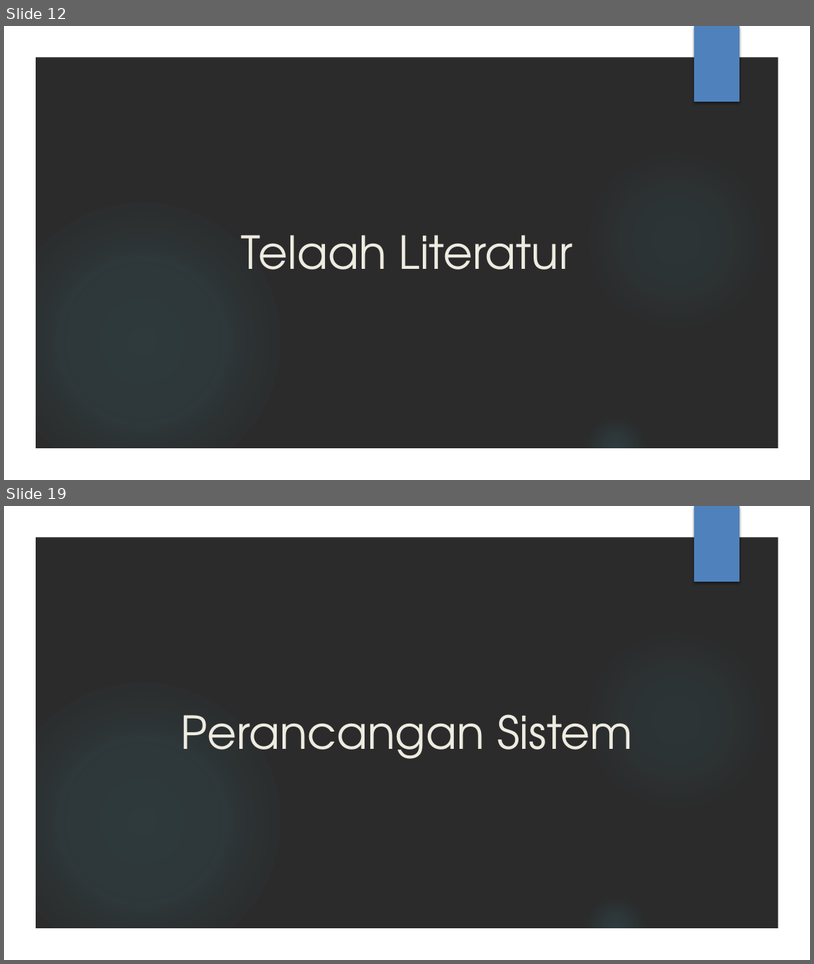
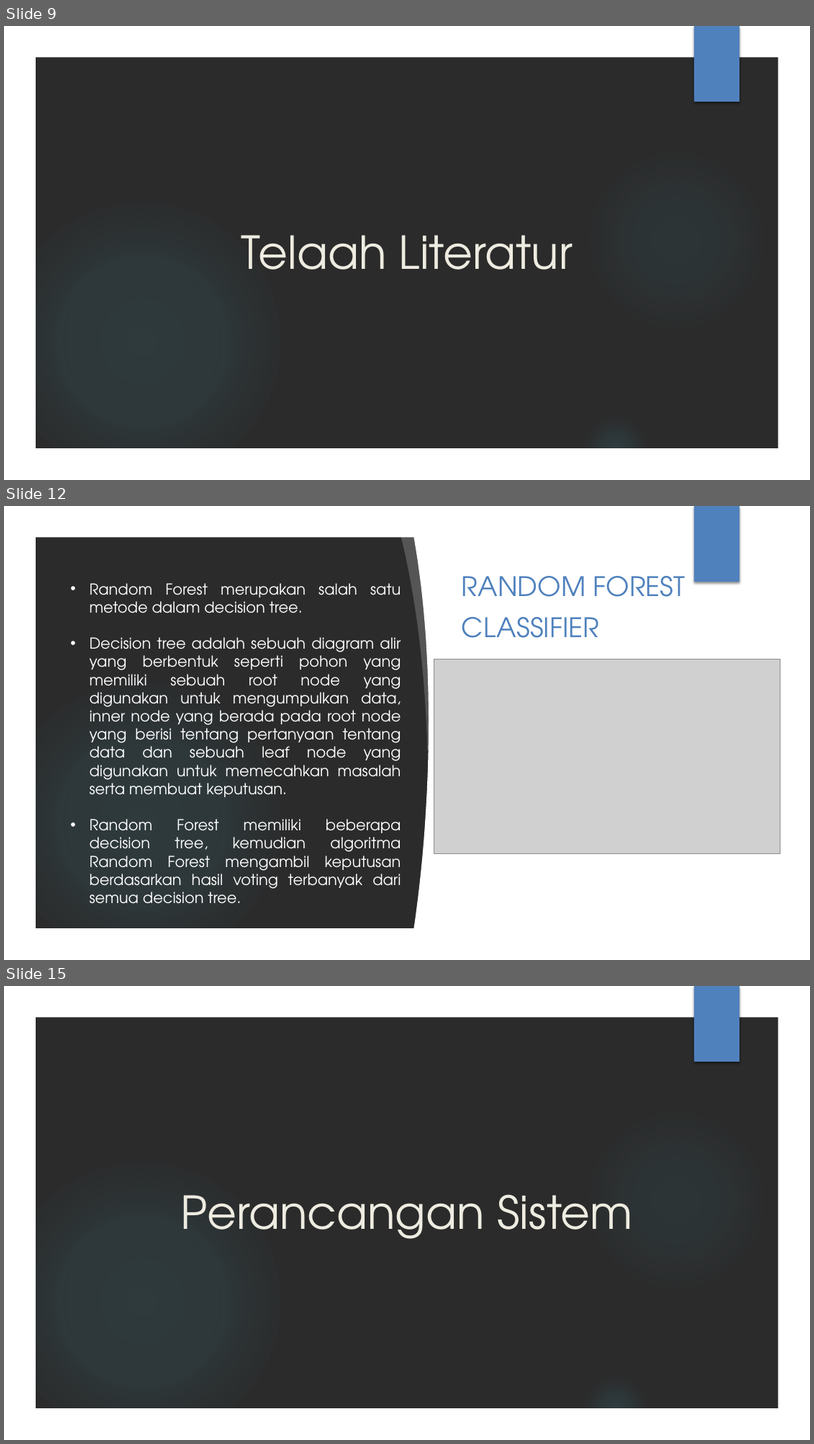
Before and after one commit to AhsanulQalbi/skripsiAnaconda, a slide deck: Laporan ppt/PPT SIDANG.pptx. Shown one above the other, each under a label of ours: slides 12 and 19 before the commit, slides 9, 12 and 15 after it; the slides between them are not shown. The pictures are 814x964 and 814x1444 pixels, drawn with LibreOffice and Linux fonts; fonts in the diff are those of the drawing; grey boxes stand for pictures; background and template pictures are left out; a plain dark background stands for a picture behind light text. Boxes give left, top, right and bottom in pixels: in the first picture for what was removed or moved away, otherwise in the second. Text is boxed around its words. In the diff, an @@ line names an element or a change of style, - is before the commit and + after.

```diff
--- a/Laporan ppt/PPT SIDANG.pptx
+++ b/Laporan ppt/PPT SIDANG.pptx
@@ slide 12 added at <box>4,506,810,960</box>, background picture (left out); not listed: 4 template elements that a slide beside it also shows @@
@@ freeform shape added at <box>401,531,448,752</box>, fill #FFFFFF at 20% opacity @@
@@ freeform shape added at <box>413,533,496,933</box>, fill #FFFFFF @@
@@ rectangle added at <box>486,533,782,933</box>, fill #FFFFFF @@
@@ text added at <box>90,583,401,903</box>, 18 pt, text #FFFFFF @@
+• Random Forest merupakan salah satu metode dalam decision tree.
+• Decision tree adalah sebuah diagram alir yang berbentuk seperti pohon yang memiliki sebuah root node yang digunakan untuk mengumpulkan data, inner node yang berada pada root node yang berisi tentang pertanyaan tentang data dan sebuah leaf node yang digunakan untuk memecahkan masalah serta membuat keputusan.
+• Random Forest memiliki beberapa decision tree, kemudian algoritma Random Forest mengambil keputusan berdasarkan hasil voting terbanyak dari semua decision tree.
@@ text added at <box>462,576,686,638</box>, 32 pt, text #4F81BD @@
+RANDOM FOREST
+CLASSIFIER
@@ picture added at <box>434,659,780,854</box> @@
@@ what was slide 12 is now slide 9 @@
@@ what was slide 19 is now slide 15 @@
```
Also in this commit, not shown: 9 slides changed, 18 other slides added, 22 slides removed, 1 other file.
